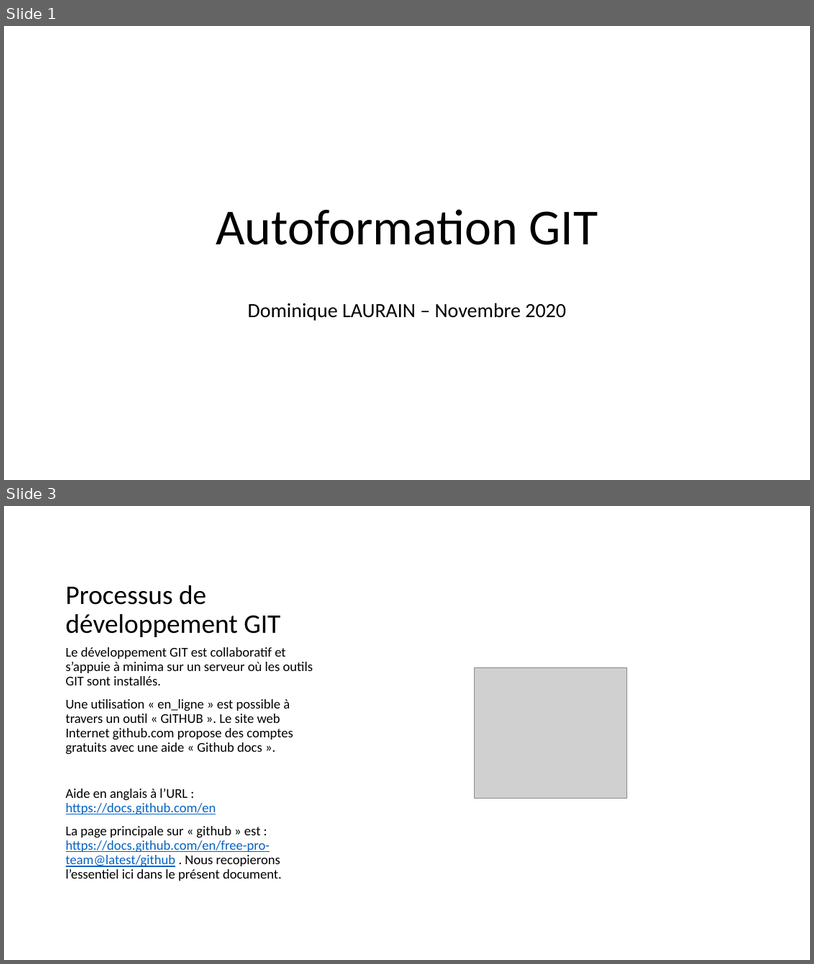
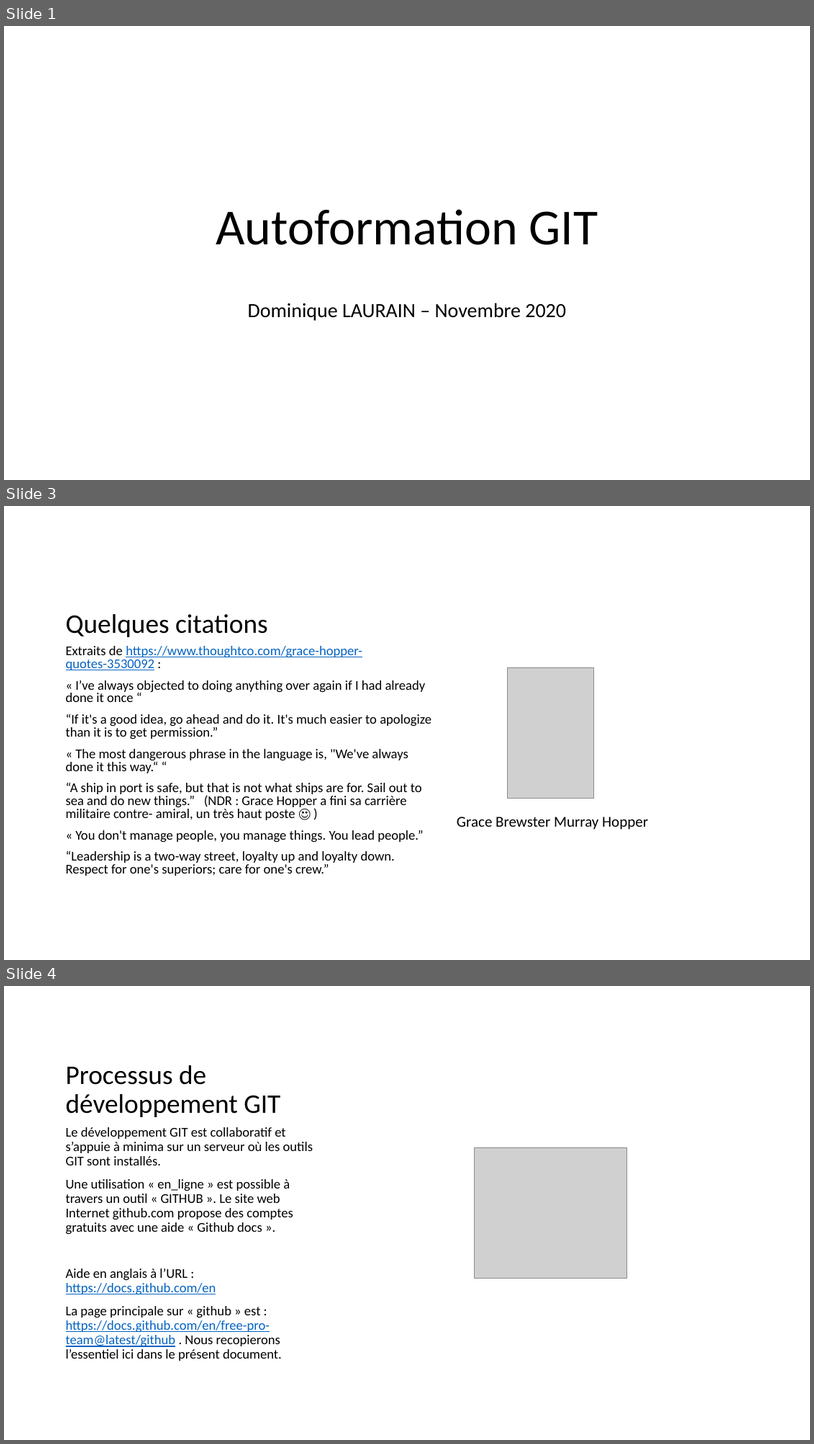
Before and after one commit to dominiquelaurain/fastecdsa, a slide deck: docs/Autoformation_Git.pptx. Shown one above the other, each under a label of ours: slides 1 and 3 before the commit, slides 1, 3 and 4 after it; the slides between them are not shown. The pictures are 814x964 and 814x1444 pixels, drawn with LibreOffice and Linux fonts; fonts in the diff are those of the drawing; grey boxes stand for pictures. Boxes give left, top, right and bottom in pixels: in the first picture for what was removed or moved away, otherwise in the second. Text is boxed around its words. In the diff, an @@ line names an element or a change of style, - is before the commit and + after.

```diff
--- a/docs/Autoformation_Git.pptx
+++ b/docs/Autoformation_Git.pptx
@@ slide 3 added at (4,506,810,960), background #FFFFFF @@
@@ title added at (66,614,268,637), 32 pt, text #000000 @@
+Quelques citations
@@ text added at (66,646,432,875), 16 pt, text #000000 @@
+Extraits de https://www.thoughtco.com/grace-hopper-quotes-3530092 :
+« I’ve always objected to doing anything over again if I had already done it once “
+“If it's a good idea, go ahead and do it. It's much easier to apologize than it is to get permission.”
+« The most dangerous phrase in the language is, "We've always done it this way.“ “
+“A ship in port is safe, but that is not what ships are for. Sail out to sea and do new things.” (NDR : Grace Hopper a fini sa carrière militaire contre- amiral, un très haut poste ☺ )
+« You don't manage people, you manage things. You lead people.”
+“Leadership is a two-way street, loyalty up and loyalty down. Respect for one's superiors; care for one's crew.”
@@ picture added at (508,667,594,798) @@
@@ text added at (457,816,648,829), 18 pt, text #000000 @@
+Grace Brewster Murray Hopper
@@ what was slide 3 is now slide 4 @@
```
Also in this commit, not shown: 2 slides changed, 20 other slides added.
